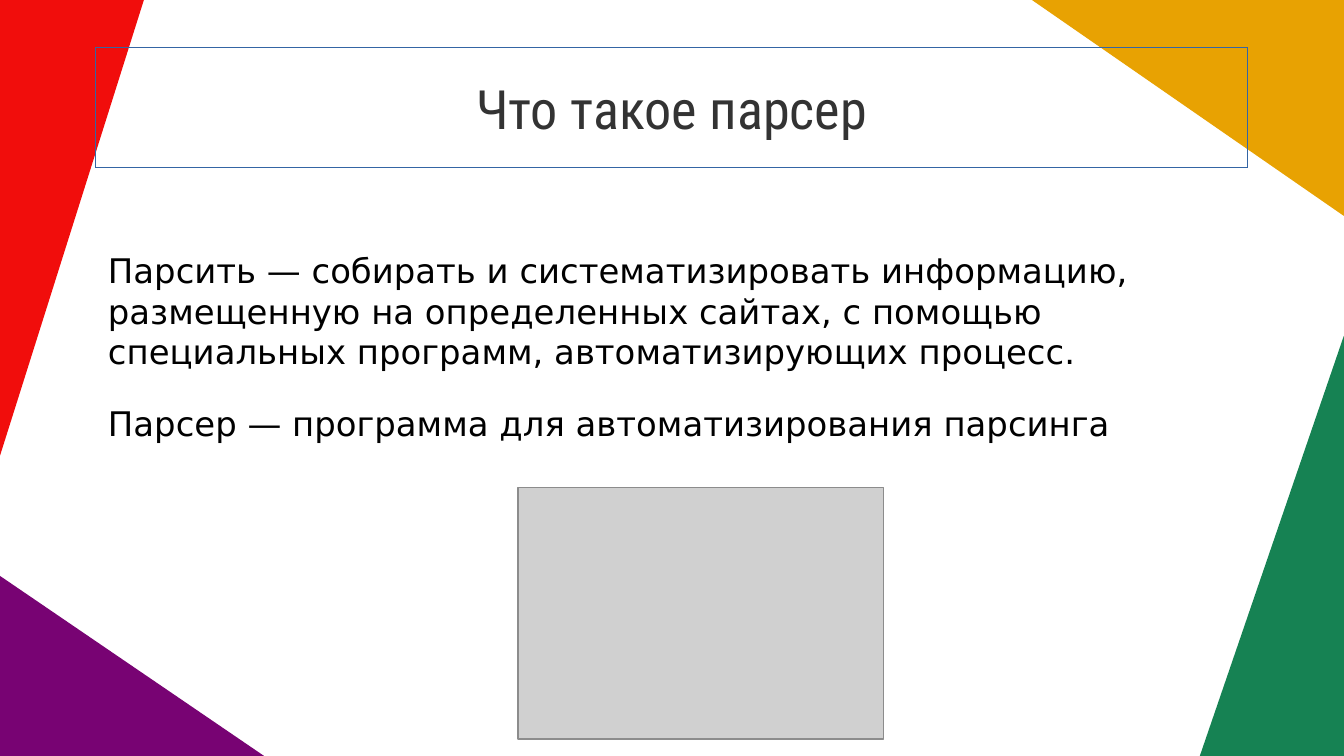
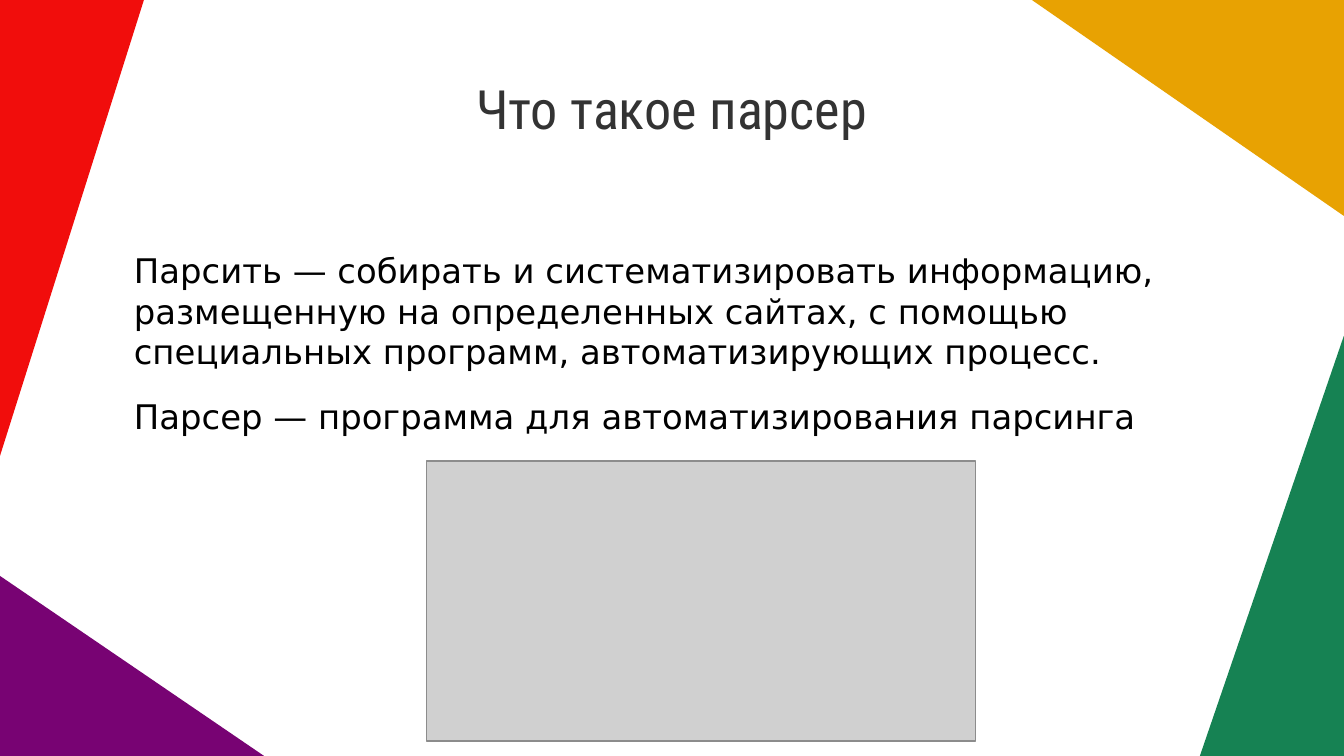
Before and after one commit to Nikineru/Stocks-bot, a slide deck: slide 3 of Проект.pptx. Drawn at 1344x756 pixels with LibreOffice and Linux fonts; fonts in the diff are those of the drawing; grey boxes stand for pictures. Boxes give left, top, right and bottom in pixels: in the first picture for what was removed or moved away, otherwise in the second. Text is boxed around its words. In the diff, an @@ line names an element or a change of style, - is before the commit and + after.

```diff
--- a/Проект.pptx
+++ b/Проект.pptx
@@ text "Что такое парсер": place and size @@
-text "Что такое парсер" at <box>96,48,1249,167</box>
+text "Что такое парсер" at <box>476,90,866,140</box>
@@ text "Что такое парсер" at <box>476,90,866,140</box>: outline #3465A4 0 pt to none @@
@@ text "Парсить — собирать и систематизировать ...": place and size @@
-text "Парсить — собирать и систематизировать ..." at <box>108,257,1127,371</box>
+text "Парсить — собирать и систематизировать ..." at <box>134,257,1153,371</box>
@@ text "Парсер — программа для автоматизирования ...": place and size @@
-text "Парсер — программа для автоматизирования ..." at <box>108,411,1110,443</box>
+text "Парсер — программа для автоматизирования ..." at <box>134,404,1135,436</box>
@@ picture: place and size @@
-picture at <box>518,488,884,739</box>
+picture at <box>427,461,976,742</box>
```
Also in this commit, not shown: 6 other slides changed.
